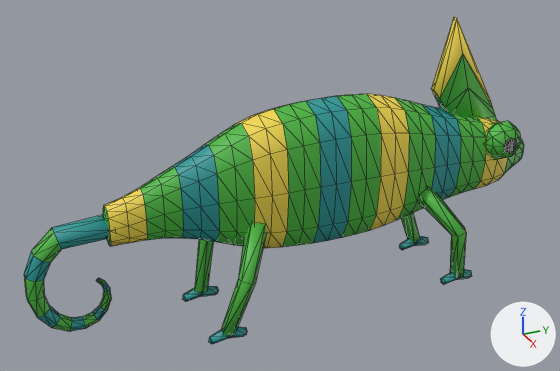
Two versions of the glTF model models/chameleon.glb, one commit apart.
Before and after are seen from a 50 mm camera at (2.53, -1.3, 1.8) aimed at (-0.03, -0.15, 0.52). Arrows for +X, +Y and +Z are at lower right; the lights stay in place. The first picture is the older version. Mesh edges are drawn as thin lines. Vertices at exactly the same position are counted once.

In view in the first picture: 'chameleon'.
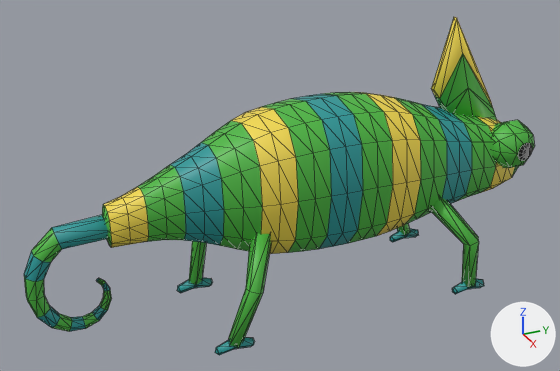
Where the change shows, as pixel boxes (x1, y1, x2, y2) in the pictures (560 x 371 px; the box of a moved part takes in the faces that stretch with it):
'chameleon', reshaped: before (24, 17, 524, 344); after (24, 17, 534, 355)
part 1 of me_chameleon, moved or reshaped (mostly hidden afterwards): before (401, 213, 420, 243); after (397, 224, 410, 235)
part 2 of me_chameleon, moved or reshaped: before (399, 236, 429, 250); after (390, 228, 419, 242)
part 3 of me_chameleon, moved or reshaped: before (195, 240, 213, 293); after (189, 241, 206, 285)
part 4 of me_chameleon, moved or reshaped: before (182, 286, 219, 302); after (177, 277, 213, 293)
part 5 of me_chameleon, moved or reshaped: before (485, 121, 521, 160); after (491, 120, 534, 168)
part 6 of me_chameleon, moved or reshaped: before (504, 138, 517, 153); after (518, 143, 532, 161)
part 7 of me_chameleon, moved or reshaped: before (508, 142, 515, 151); after (523, 147, 531, 158)
part 8 of me_chameleon, moved or reshaped: before (420, 187, 466, 278); after (430, 197, 479, 288)
part 9 of me_chameleon, moved or reshaped: before (221, 223, 266, 338); after (228, 233, 271, 348)
part 10 of me_chameleon, moved or reshaped: before (208, 327, 247, 344); after (215, 337, 255, 355)
part 11 of me_chameleon, moved or reshaped: before (103, 94, 524, 285); after (102, 92, 519, 294)

Edits to the bpy script that builds the scene:
```text
Change me_chameleon:
    used by ob_chameleon; location = (0.0, 0.0, 0.0)
    remove me_chameleon.from_pydata(...)  # 752 vertices, 1368 faces; spans x -0.26..0.26, y -1.16..1.04, z -0.01..1.13
    add me_chameleon.from_pydata(...)  # 752 vertices, 1368 faces; spans x -0.35..0.34, y -1.16..1.06, z -0.01..1.13
    me_chameleon part 1: the loose piece of 17 vertices spanning x -0.26..-0.06, y 0.41..0.64, z 0.01..0.46 is multiplied about its middle by the matrix ((1.018, -0.059, 0.032), (0.059, 1.018, -0.006), (-0.031, 0.008, 1.019)), then moved by (-0.08, 0.0, 0.0)
    me_chameleon part 2: the loose piece of 18 vertices spanning x -0.2..-0.14, y 0.53..0.69, z -0.01..0.06 is moved by (-0.09, 0.0, 0.0)
    me_chameleon part 3: the loose piece of 17 vertices spanning x -0.25..-0.05, y -0.49..-0.26, z 0.01..0.46 is multiplied about its middle by the matrix ((1.018, 0.054, 0.027), (-0.054, 1.019, 0.005), (-0.027, -0.007, 1.02)), then moved by (-0.07, 0.0, 0.0)
    me_chameleon part 4: the loose piece of 18 vertices spanning x -0.19..-0.14, y -0.54..-0.38, z -0.01..0.06 is moved by (-0.07, 0.0, 0.0)
    me_chameleon part 5: the loose piece of 34 vertices spanning x 0.03..0.17, y 0.73..0.91, z 0.51..0.69 is scaled about its middle by (1.43, 1.22, 1.22), then moved by (0.05, 0.0, 0.0)
    me_chameleon part 6: the loose piece of 13 vertices spanning x 0.16..0.18, y 0.79..0.85, z 0.56..0.64 is moved by (0.08, 0.01, 0.0)
    me_chameleon part 7: the loose piece of 13 vertices spanning x 0.17..0.18, y 0.8..0.84, z 0.58..0.62 is moved by (0.08, 0.01, 0.0)
    me_chameleon part 8: the loose piece of 17 vertices spanning x 0.05..0.26, y 0.41..0.64, z 0.01..0.46 is multiplied about its middle by the matrix ((1.018, 0.059, -0.032), (-0.059, 1.018, -0.006), (0.031, 0.008, 1.019)), then moved by (0.08, 0.0, 0.0)
    me_chameleon part 9: the loose piece of 17 vertices spanning x 0.06..0.26, y -0.49..-0.26, z 0.01..0.46 is multiplied about its middle by the matrix ((1.018, -0.054, -0.027), (0.054, 1.019, 0.005), (0.027, -0.007, 1.02)), then moved by (0.07, 0.0, 0.0)
    me_chameleon part 10: the loose piece of 18 vertices spanning x 0.14..0.19, y -0.54..-0.38, z -0.01..0.06 is moved by (0.07, 0.0, 0.0)
    me_chameleon part 11: 309 of 752 vertices moved; they spanned x -0.14..0.2, y -0.85..1.04, z -0.01..0.84 and now span x -0.23..0.28, y -0.85..1.06, z -0.01..0.84; mean shift (0.0, 0.0, 0.0); largest move (0.17, 0.69, 0.01) -> (0.25, 0.59, 0.03)
    other edits to the shape of me_chameleon do not show in these pictures
```
